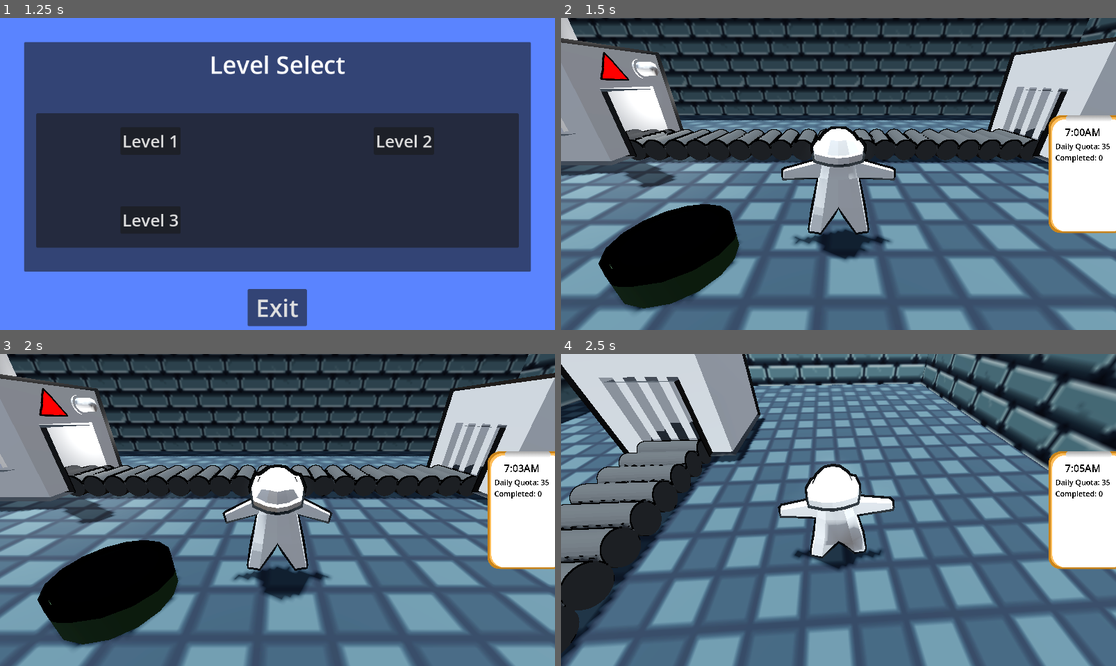
Above: before the commit, frames 1-4 (two rows, left to right).
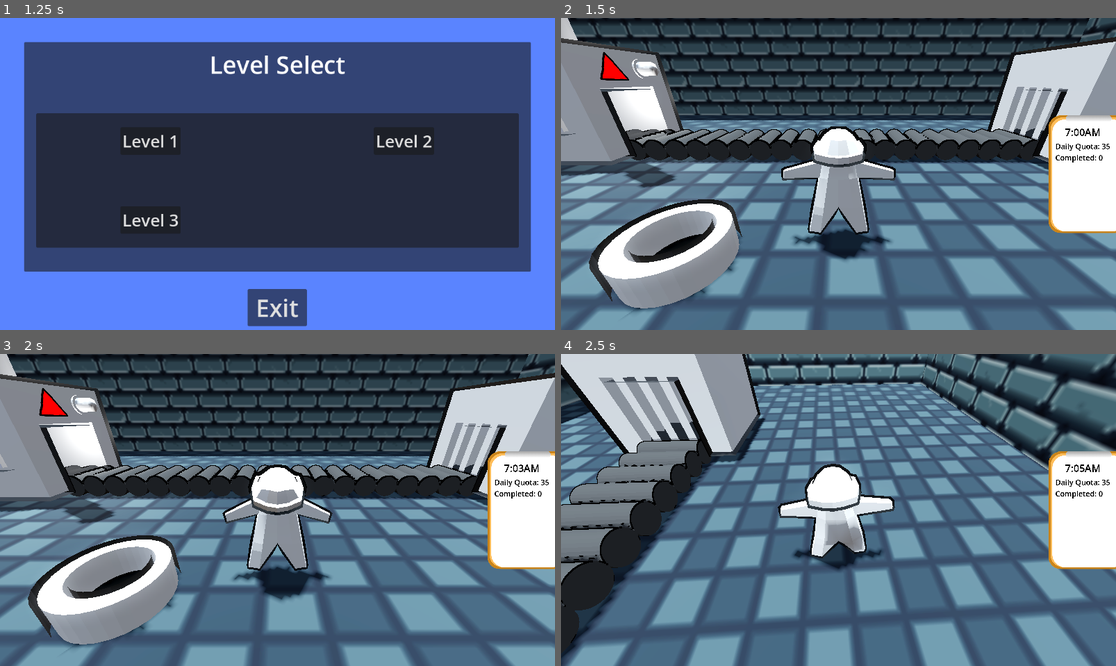
Above: after the commit, the same moments.

Repository: duboisr96/igwdcn
Game: Godot game, scene res://Scenes/Menus/title_screen.tscn
Two runs of this game, one before a commit and one after it. Both use one fixed random seed, a clock stepped at 60 frames per second and the inputs below.
Inputs (mouse positions are in pixels of both pictures, inside the frame that each line leads up to):
- Up to frame 1 (1.25 s): click "Start" at 0.5 s
- Up to frame 2 (1.5 s): click "Level 1" at 1.25 s
- Up to frame 3 (2 s): no input
- Up to frame 4 (2.5 s): move the mouse to (866, 510) at 2.02 s; hold W (up) from 2.03 s (still down); tap - (decrease belt speed) at 2.1 s; tap Space (jump) at 2.27 s

Frame 1 is identical in both runs. In frame 2, 6.5% of the frame differs, in the area x 5-33%, y 58-94%; in frame 3, 6.5%; in frame 4, nothing differs.

Commit message:
updated pipe

Diff:
--- a/Scenes/objects/factory/recycle.tscn
+++ b/Scenes/objects/factory/recycle.tscn
@@ -1,10 +1,11 @@
-[gd_scene load_steps=13 format=3 uid="uid://bl7rdgcu4qk44"]
+[gd_scene load_steps=14 format=3 uid="uid://bl7rdgcu4qk44"]
 
 [ext_resource type="AudioStream" uid="uid://bgknmcwtplvfc" path="res://Assets/shred.wav" id="1_aakgm"]
 [ext_resource type="Shader" path="res://Scenes/objects/factory/conveyor_belt.gdshader" id="1_jhipt"]
+[ext_resource type="PackedScene" uid="uid://bn762i5x2f6fy" path="res://Scenes/objects/factory/pipe.glb" id="3_4tbd1"]
 
 [sub_resource type="CylinderShape3D" id="CylinderShape3D_n5oq1"]
-radius = 0.8
+radius = 0.7
 
 [sub_resource type="ShaderMaterial" id="ShaderMaterial_cfdj0"]
 render_priority = 0
@@ -15,23 +16,6 @@
 [sub_resource type="StandardMaterial3D" id="StandardMaterial3D_fkx6v"]
 next_pass = SubResource("ShaderMaterial_cfdj0")
 albedo_color = Color(0.715543, 1, 0.689873, 1)
-
-[sub_resource type="ShaderMaterial" id="ShaderMaterial_fr67k"]
-render_priority = 0
-shader = ExtResource("1_jhipt")
-shader_parameter/outline_color = null
-shader_parameter/outline_width = 2.0
-
-[sub_resource type="ShaderMaterial" id="ShaderMaterial_vdykn"]
-render_priority = 0
-next_pass = SubResource("ShaderMaterial_fr67k")
-shader = ExtResource("1_jhipt")
-shader_parameter/outline_color = Color(0, 0, 0, 1)
-shader_parameter/outline_width = 2.0
-
-[sub_resource type="StandardMaterial3D" id="StandardMaterial3D_rv3lt"]
-next_pass = SubResource("ShaderMaterial_vdykn")
-albedo_color = Color(0, 0, 0, 1)
 
 [sub_resource type="ParticleProcessMaterial" id="ParticleProcessMaterial_j63t8"]
 direction = Vector3(0, 1, 0)
@@ -64,6 +48,23 @@
 radial_velocity_max = 4.99998
 gravity = Vector3(0, -4, 0)
 
+[sub_resource type="ShaderMaterial" id="ShaderMaterial_fr67k"]
+render_priority = 0
+shader = ExtResource("1_jhipt")
+shader_parameter/outline_color = null
+shader_parameter/outline_width = 2.0
+
+[sub_resource type="ShaderMaterial" id="ShaderMaterial_vdykn"]
+render_priority = 0
+next_pass = SubResource("ShaderMaterial_fr67k")
+shader = ExtResource("1_jhipt")
+shader_parameter/outline_color = Color(0, 0, 0, 1)
+shader_parameter/outline_width = 2.0
+
+[sub_resource type="StandardMaterial3D" id="StandardMaterial3D_rv3lt"]
+next_pass = SubResource("ShaderMaterial_vdykn")
+albedo_color = Color(0, 0, 0, 1)
+
 [node name="recycle" type="Area3D"]
 transform = Transform3D(0.5, 0, 0, 0, 0.5, 0, 0, 0, 0.5, 0, 0, 0)
 collision_layer = 16
@@ -75,17 +76,12 @@
 
 [node name="CSGCylinder3D" type="CSGCylinder3D" parent="."]
 transform = Transform3D(1, 0, 0, 0, 1, 0, 0, 0, 1, 0, -0.545086, 0)
+visible = false
 use_collision = true
 collision_mask = 9
 radius = 1.0
 sides = 16
 material = SubResource("StandardMaterial3D_fkx6v")
-
-[node name="CSGCylinder3D" type="CSGCylinder3D" parent="CSGCylinder3D"]
-transform = Transform3D(1, 0, 0, 0, 1, 0, 0, 0, 1, 0, 0.00267506, 0)
-radius = 0.8
-sides = 16
-material = SubResource("StandardMaterial3D_rv3lt")
 
 [node name="shred" type="AudioStreamPlayer3D" parent="."]
 stream = ExtResource("1_aakgm")
@@ -113,3 +109,12 @@
 draw_order = 3
 process_material = SubResource("ParticleProcessMaterial_hov4k")
 draw_pass_1 = SubResource("SphereMesh_spb1i")
+
+[node name="pipe" parent="." instance=ExtResource("3_4tbd1")]
+transform = Transform3D(1, 0, 0, 0, 1, 0, 0, 0, 1, 0, -0.529785, 0)
+
+[node name="CSGCylinder3D2" type="CSGCylinder3D" parent="."]
+transform = Transform3D(1, 0, 0, 0, 1, 0, 0, 0, 1, 0, -1.18673, 0)
+radius = 0.8
+sides = 16
+material = SubResource("StandardMaterial3D_rv3lt")
Binary file added: Scenes/objects/factory/pipe.glb
Not shown, added: Scenes/objects/factory/pipe.glb.import
